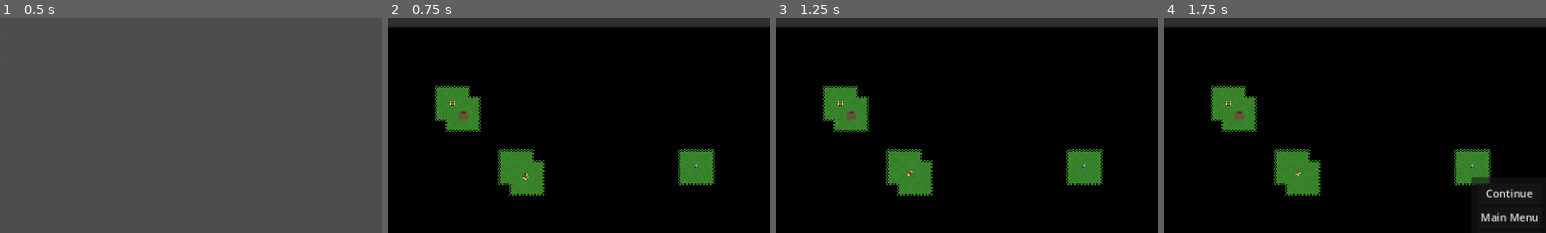
Above: before the commit, frames 1-4 (left to right).
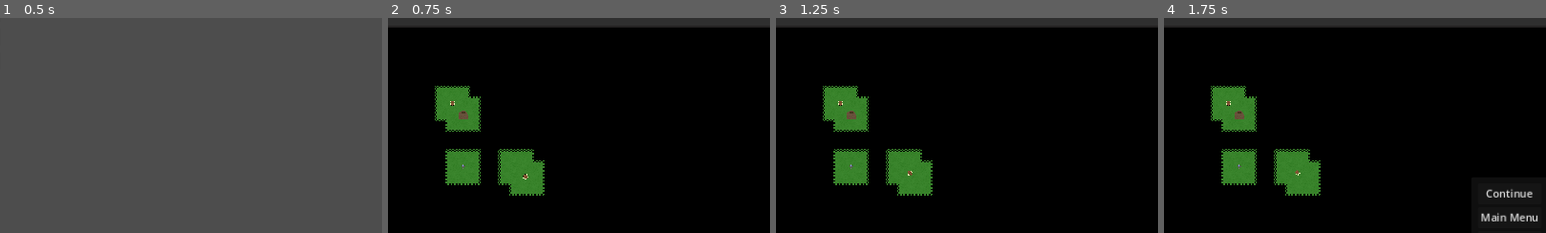
Above: after the commit, the same moments.

Repository: wssuomi/pirate-jam-14
Game: Godot game, scene res://scenes/main_menu.tscn
Two runs of this game, one before a commit and one after it. Both use one fixed random seed, a clock stepped at 60 frames per second and the inputs below.
Inputs (mouse positions are % of the whole screen's width and height, from its top left):
- Up to frame 1 (0.5 s): no input
- Up to frame 2 (0.75 s): click "Play" at 0.5 s
- Up to frame 3 (1.25 s): no input
- Up to frame 4 (1.75 s): click (2, 3) at 1.25 s
The pictures show only the part of the screen within x 5-55%, y 4-54%; the shares and areas given below are measured in that part.

Frame 1 is identical in both runs. In frame 2, 2.8% of the frame differs, in the area x 15-86%, y 60-78%; in frame 3, 2.8%; in frame 4, 2.8%.

Commit message:
added automatic attacking for bugs

Diff:
--- a/scenes/bug.tscn
+++ b/scenes/bug.tscn
@@ -338,6 +338,13 @@
 autostart = true
 
 [node name="AttackTimer" type="Timer" parent="."]
+wait_time = 0.5
+autostart = true
+
+[node name="SearchTimer" type="Timer" parent="."]
+wait_time = 0.5
+autostart = true
 
 [connection signal="timeout" from="RandomWalkTimer" to="." method="_on_random_walk_timer_timeout"]
 [connection signal="timeout" from="AttackTimer" to="." method="_on_attack_timer_timeout"]
+[connection signal="timeout" from="SearchTimer" to="." method="_on_search_timer_timeout"]
--- a/scripts/Game.gd
+++ b/scripts/Game.gd
@@ -112,7 +112,7 @@
 	ship.create_ship(pos,Buildings.Ship,ship)
 	draw_map_tiles()
 	update_labels()
-	spawn_unit(Units.Infantry, Vector2i(32,15))
+	spawn_unit(Units.Infantry, Vector2i(10,15))
 	spawn_unit(Units.Infantry, Vector2i(32,25))
 	spawn_unit(Units.Infantry, Vector2i(60,60))
 	spawn_enemy(Enemies.Bug, Vector2i(16,16))
@@ -198,9 +198,9 @@
 					var pos: Vector2i = map.local_to_map(get_global_mouse_position())
 					if pos.x >= 0 and pos.x < GRID_WIDTH and pos.y >= 0 and pos.y < GRID_HEIGHT:
 						if selected_unit.move_queue != []:
-							selected_unit.move_queue.append_array(find_attack_path(selected_unit.move_queue[-1],pos))
+							selected_unit.move_queue.append_array(find_attack_path(selected_unit.move_queue[-1],pos,28))
 						else:
-							selected_unit.move_queue.append_array(find_attack_path(map.local_to_map(selected_unit.global_position),pos))
+							selected_unit.move_queue.append_array(find_attack_path(map.local_to_map(selected_unit.global_position),pos,28))
 						selected_unit.attack_target = pos
 						change_mode_to(Modes.UnitSelected)
 						attack.text = "Attack"
@@ -331,7 +331,7 @@
 					open_set.append(n)
 	return []
 
-func find_attack_path(start: Vector2i, end: Vector2i) -> Array[Vector2i]:
+func find_attack_path(start: Vector2i, end: Vector2i, attack_range) -> Array[Vector2i]:
 	var start_tile: Tile = tiles[start]
 	var end_tile: Tile = tiles[end]
 	var open_set: Array[Tile] = []
@@ -345,7 +345,7 @@
 		var index = open_set.find(current_tile)
 		open_set.remove_at(index)
 		closed_set.append(current_tile)
-		if get_distance(current_tile,end_tile) <= 28:
+		if get_distance(current_tile,end_tile) <= attack_range:
 			end_tile = current_tile
 		if current_tile == end_tile:
 			return retrace_path(start_tile, end_tile)
--- a/scripts/bug.gd
+++ b/scripts/bug.gd
@@ -18,6 +18,7 @@
 var health: int = 2
 var attack_damage: int = 1
 var attack_target: Vector2i = Vector2i(-1,-1)
+var search_range: int = 3
 
 enum States {Idle, Walk, Attack}
 
@@ -98,24 +99,47 @@
 	return []
 
 func _on_random_walk_timer_timeout():
-	if state == States.Idle:
+	if state == States.Idle and attack_target == Vector2i(-1,-1):
 		move_queue.append_array(random_walk())
 
 func take_damage(damage_amount):
 	health -= damage_amount
 	if health <= 0:
 		enemies.erase(main.map.local_to_map(global_position))
-		queue_free()
+		self.queue_free()
 
 func attack():
+	if state == States.Walk:
+		return
 	if attack_target == Vector2i(-1,-1):
 		return
 	var pos = main.map.local_to_map(self.global_position)
-	if not main.get_distance(main.tiles[pos], main.tiles[attack_target]) <= 28:
+	if main.get_distance(main.tiles[pos], main.tiles[attack_target]) >= 14:
 		return
 	if attack_target in units.keys():
-		print("unit attacked")
-		units[attack_target].take_damage(attack_damage)
+		if is_instance_valid(units[attack_target]):
+			units[attack_target].take_damage(attack_damage)
+		else:
+			attack_target = Vector2i(-1,-1)
+	else:
+		attack_target = Vector2i(-1,-1)
 
 func _on_attack_timer_timeout():
 	attack()
+
+func _on_search_timer_timeout():
+	for y in range(-search_range,search_range):
+		for x in range(-search_range,search_range):
+			var pos = main.map.local_to_map(global_position) + Vector2i(x,y)
+			if pos in units.keys():
+				attack_target = pos
+				if main.get_distance(main.tiles[main.map.local_to_map(global_position)], main.tiles[attack_target]) > 14:
+					if move_queue != []:
+						var path = main.find_attack_path(move_queue[0],attack_target,14)
+						var tmp: Array[Vector2i] = [move_queue[0]]
+						tmp.append_array(path)
+						move_queue = tmp
+					else:
+						var path = main.find_attack_path(main.map.local_to_map(global_position),attack_target,14)
+						move_queue = path
+				return
--- a/scripts/infantry.gd
+++ b/scripts/infantry.gd
@@ -75,14 +75,18 @@
 	select_indicator.hide()
 
 func attack():
+	if state == States.Walk:
+		return
 	if attack_target == Vector2i(-1,-1):
 		return
 	var pos = main.map.local_to_map(self.global_position)
-	if not main.get_distance(main.tiles[pos], main.tiles[attack_target]) <= 28:
+	if main.get_distance(main.tiles[pos], main.tiles[attack_target]) >= 28:
 		return
 	if attack_target in enemies.keys():
-		print("attacked enemy")
-		enemies[attack_target].take_damage(attack_damage)
+		if is_instance_valid(enemies[attack_target]):
+			enemies[attack_target].take_damage(attack_damage)
+		else:
+			attack_target = Vector2i(-1,-1)
 	else:
 		attack_target = Vector2i(-1,-1)
 
@@ -93,7 +97,7 @@
 			main.deselect_unit()
 			main.change_mode_to(main.Modes.Normal)
 		units.erase(main.map.local_to_map(global_position))
-		queue_free()
+		self.queue_free()
 
 func _on_attack_timer_timeout():
 	attack()
@@ -103,9 +107,9 @@
 		for x in range(-search_range,search_range):
 			var pos = main.map.local_to_map(global_position) + Vector2i(x,y)
 			if pos in enemies.keys():
-				attack_target = pos
-				print("enemy found")
-				return
+				if is_instance_valid(enemies[pos]):
+					attack_target = pos
+					return
 
 func _on_search_timer_timeout():
 	search_for_enemies()
--- a/scripts/nest.gd
+++ b/scripts/nest.gd
@@ -56,4 +56,4 @@
 	health -= damage_amount
 	if health <= 0:
 		enemies.erase(main.map.local_to_map(self.global_position))
-		queue_free()
+		self.queue_free()
